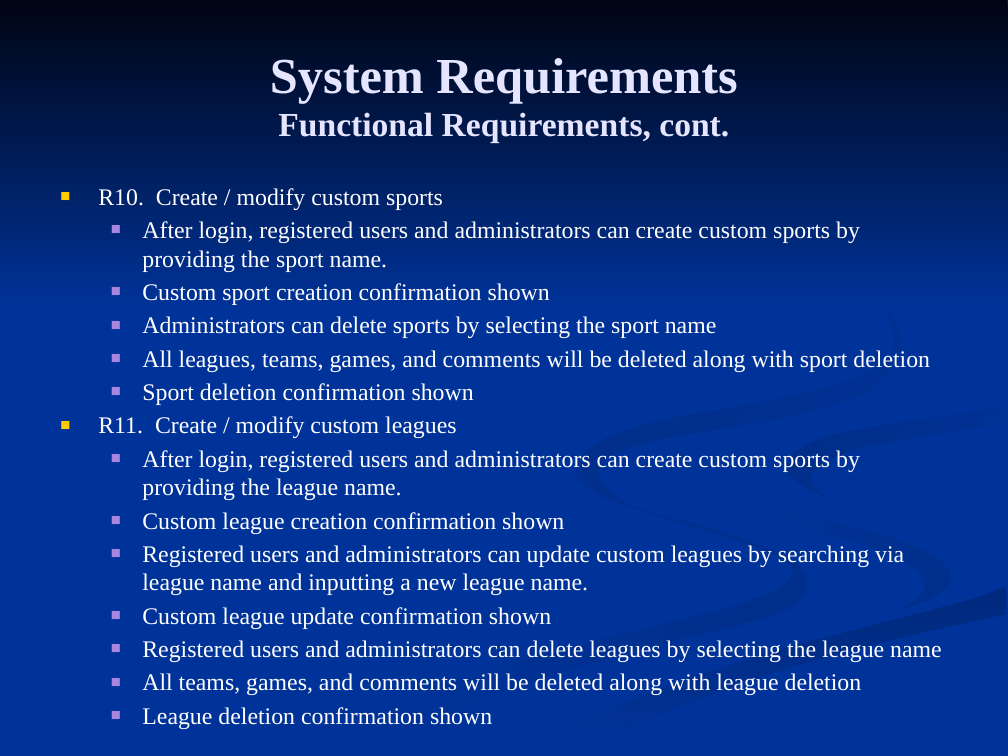
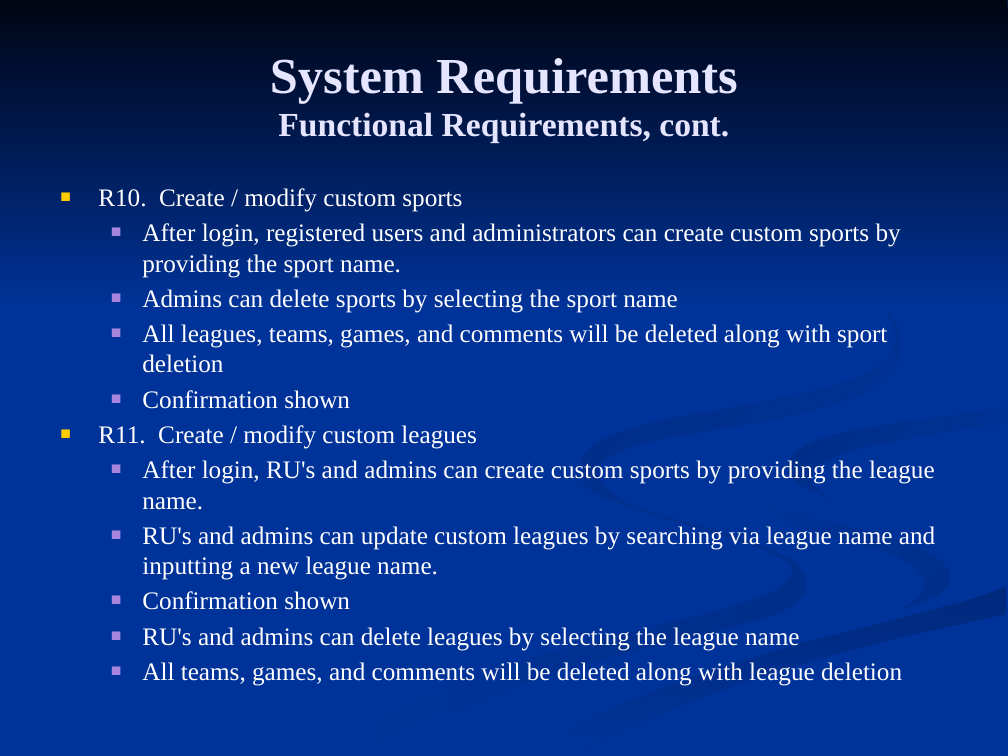
Before and after one commit to c0bra99/sports-score-tracker, a slide deck: slide 6 of Documents/DesignPresentation.pptx. Drawn at 1008x756 pixels with LibreOffice and Linux fonts; fonts in the diff are those of the drawing. Boxes give left, top, right and bottom in pixels: in the first picture for what was removed or moved away, otherwise in the second. Text is boxed around its words. In the diff, an @@ line names an element or a change of style, - is before the commit and + after.

Commit message:
DesignPresentation.pptx updated by ccox on 4/6/09

```diff
--- a/Documents/DesignPresentation.pptx
+++ b/Documents/DesignPresentation.pptx
@@ text at (x1=98, y1=188, x2=902, y2=686): size 17 to 18 pt in "R10. Create / modify custom sports", "After login, registered users and administrators can ...", "All leagues, teams, games, and comments will ...", "R11. Create / modify custom leagues" and 1 more places @@
@@ text at (x1=142, y1=289, x2=678, y2=313): text changed; size 17 to 18 pt @@
-  ■ Custom sport creation confirmation shown
-  ■ Administrators can delete sports by selecting the sport name
+  ■ Admins can delete sports by selecting the sport name
@@ text at (x1=142, y1=390, x2=350, y2=409): text changed; size 17 to 18 pt @@
-  ■ Sport deletion confirmation shown
+  ■ Confirmation shown
@@ text at (x1=142, y1=460, x2=935, y2=651): text changed; size 17 to 18 pt @@
-  ■ After login, registered users and administrators can create custom sports by providing the league name.
-  ■ Custom league creation confirmation shown
-  ■ Registered users and administrators can update custom leagues by searching via league name and inputting a new league name.
-  ■ Custom league update confirmation shown
-  ■ Registered users and administrators can delete leagues by selecting the league name
+  ■ After login, RU's and admins can create custom sports by providing the league name.
+  ■ RU's and admins can update custom leagues by searching via league name and inputting a new league name.
+  ■ Confirmation shown
+  ■ RU's and admins can delete leagues by selecting the league name
@@ text at (x1=142, y1=707, x2=492, y2=729): paragraph removed @@
-  ■ League deletion confirmation shown
```
Also in this commit, not shown: 6 other slides changed.
